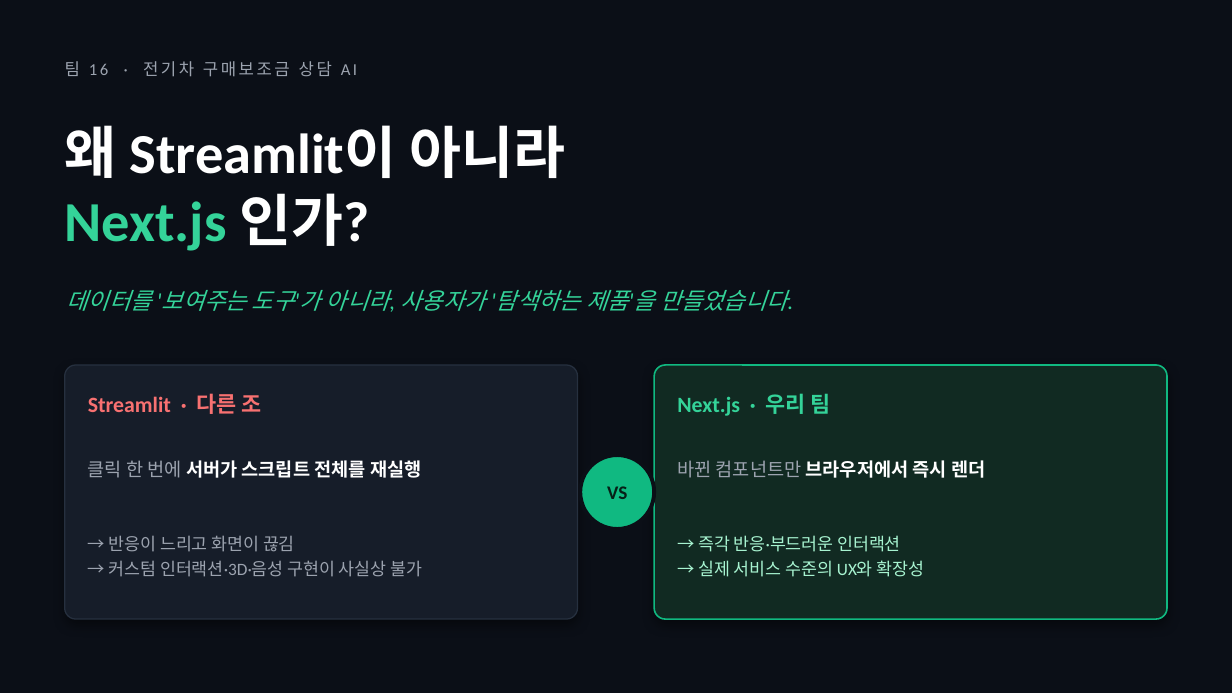
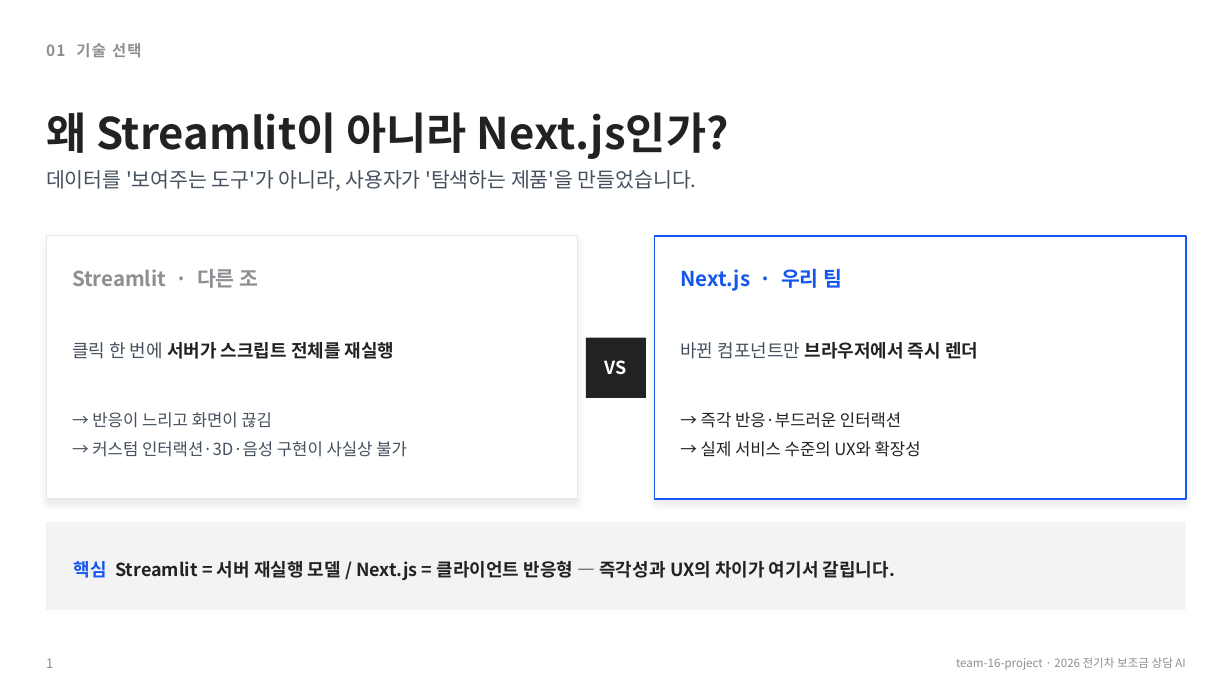
Before and after one commit to knukdt14/team-16-project, a slide deck: slide 1 of 전기차보조금_NextJS_발표.pptx. Drawn at 1232x693 pixels with LibreOffice and Linux fonts; fonts in the diff are those of the drawing. Boxes give left, top, right and bottom in pixels: in the first picture for what was removed or moved away, otherwise in the second. Text is boxed around its words. In the diff, an @@ line names an element or a change of style, - is before the commit and + after.

```diff
--- a/전기차보조금_NextJS_발표.pptx
+++ b/전기차보조금_NextJS_발표.pptx
@@ background #0B0F17 to #FFFFFF @@
@@ text at box(46, 43, 142, 58): text changed; size 13 to 12 pt; font Calibri to Noto Sans CJK KR; text colour #9CA3AF to #8E8E93; bold on @@
-팀 16 · 전기차 구매보조금 상담 AI
+01 기술 선택
@@ text at box(46, 112, 729, 159): text changed; size 44 to 34 pt; font Calibri to Noto Sans CJK KR; text colour #FFFFFF to #222222 @@
-왜 Streamlit이 아니라
-Next.js 인가?
+왜 Streamlit이 아니라 Next.js인가?
@@ text "데이터를 '보여주는 도구'가 아니라, 사용자가 ...": place and size @@
-text "데이터를 '보여주는 도구'가 아니라, 사용자가 ..." at box(66, 290, 788, 311)
+text "데이터를 '보여주는 도구'가 아니라, 사용자가 ..." at box(46, 170, 697, 191)
@@ text "데이터를 '보여주는 도구'가 아니라, 사용자가 ..." at box(46, 170, 697, 191): size 18 to 16 pt, font Calibri to Noto Sans CJK KR, text colour #34D399 to #45515E, italic off; line spacing 1 to 1.45 @@
@@ rectangle added at box(46, 236, 578, 499), fill #FFFFFF, outline #E5E7EB 1 pt @@
@@ rectangle added at box(654, 236, 1186, 499), fill #FFFFFF, outline #1456F0 1.5 pt @@
@@ text "Streamlit · 다른 조": place and size @@
-text "Streamlit · 다른 조" at box(88, 393, 262, 414)
+text "Streamlit · 다른 조" at box(72, 269, 258, 288)
@@ text "Streamlit · 다른 조" at box(72, 269, 258, 288): size 17 to 16 pt, font Calibri to Noto Sans CJK KR, text colour #F87171 to #8E8E93 @@
@@ text "Next.js · 우리 팀": place and size @@
-text "Next.js · 우리 팀" at box(677, 393, 831, 416)
+text "Next.js · 우리 팀" at box(680, 268, 842, 291)
@@ text "Next.js · 우리 팀" at box(680, 268, 842, 291): size 17 to 16 pt, font Calibri to Noto Sans CJK KR, text colour #34D399 to #1456F0 @@
@@ text "클릭 한 번에 서버가 스크립트 ...": place and size @@
-text "클릭 한 번에 서버가 스크립트 ..." at box(88, 460, 421, 478)
+text "클릭 한 번에 서버가 스크립트 ..." at box(72, 342, 395, 359)
@@ text "클릭 한 번에 서버가 스크립트 ..." at box(72, 342, 395, 359): size 14.5 to 14 pt, font Calibri to Noto Sans CJK KR; text colour #9CA3AF to #45515E in "클릭 한 번에"; text colour #FFFFFF to #222222 in "서버가 스크립트 전체를 재실행"; line spacing 1 to 1.4 @@
@@ text "바뀐 컴포넌트만 브라우저에서 즉시 렌더": place and size @@
-text "바뀐 컴포넌트만 브라우저에서 즉시 렌더" at box(677, 460, 985, 478)
+text "바뀐 컴포넌트만 브라우저에서 즉시 렌더" at box(680, 342, 978, 359)
@@ text "바뀐 컴포넌트만 브라우저에서 즉시 렌더" at box(680, 342, 978, 359): size 14.5 to 14 pt, font Calibri to Noto Sans CJK KR; text colour #9CA3AF to #45515E in "바뀐 컴포넌트만"; text colour #FFFFFF to #222222 in "브라우저에서 즉시 렌더"; line spacing 1 to 1.4 @@
@@ text "VS": place and size @@
-text "VS" at box(607, 486, 627, 499)
+text "VS" at box(605, 360, 627, 375)
@@ text "VS" at box(605, 360, 627, 375): size 15 to 14 pt, font Calibri to Noto Sans CJK KR, text colour #062017 to #FFFFFF @@
@@ rectangle added at box(586, 337, 646, 397), fill #222222 @@
@@ rounded rectangle removed at box(65, 365, 578, 619) @@
@@ text "→ 반응이 느리고 화면이 끊김": place and size @@
-text "→ 반응이 느리고 화면이 끊김" at box(109, 535, 422, 577)
+text "→ 반응이 느리고 화면이 끊김" at box(92, 412, 407, 457)
@@ text "→ 반응이 느리고 화면이 끊김" at box(92, 412, 407, 457): size 13.5 to 13 pt, font Calibri to Noto Sans CJK KR, text colour #9CA3AF to #45515E; line spacing 1.2 to 1.45 @@
@@ rounded rectangle removed at box(654, 365, 1167, 619) @@
@@ text "→ 즉각 반응·부드러운 인터랙션": place and size @@
-text "→ 즉각 반응·부드러운 인터랙션" at box(698, 535, 925, 577)
+text "→ 즉각 반응·부드러운 인터랙션" at box(701, 412, 921, 457)
@@ text "→ 즉각 반응·부드러운 인터랙션" at box(701, 412, 921, 457): size 13.5 to 13 pt, font Calibri to Noto Sans CJK KR, text colour #A7F3D0 to #222222; line spacing 1.2 to 1.45 @@
@@ ellipse removed at box(580, 455, 654, 529) @@
@@ rectangle added at box(46, 522, 1186, 610), fill #F2F3F5 @@
@@ text added at box(74, 561, 895, 580), 14 pt, text #222222, bold @@
+핵심 Streamlit = 서버 재실행 모델 / Next.js = 클라이언트 반응형 — 즉각성과 UX의 차이가 여기서 갈립니다.
@@ text added at box(46, 658, 53, 668), 10 pt, text #8E8E93 @@
+1
@@ text added at box(956, 657, 1185, 670), 9 pt, text #8E8E93 @@
+team-16-project · 2026 전기차 보조금 상담 AI
```
Also in this commit, not shown: 2 other slides changed, 2 other files.
